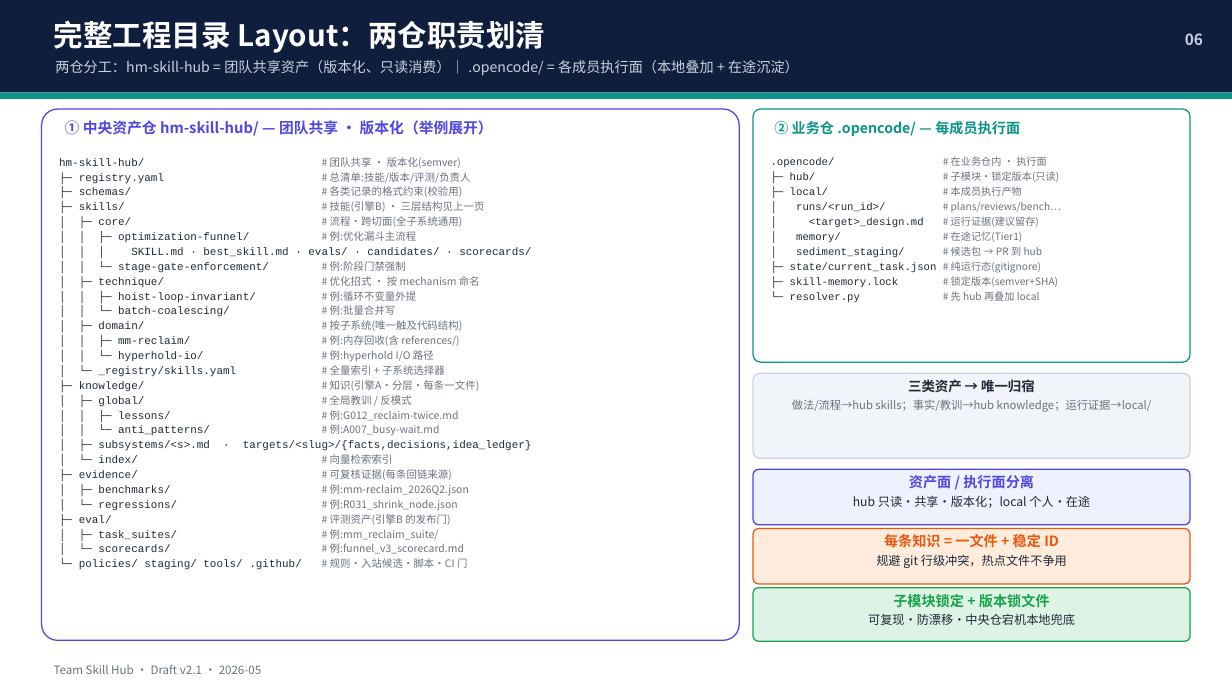
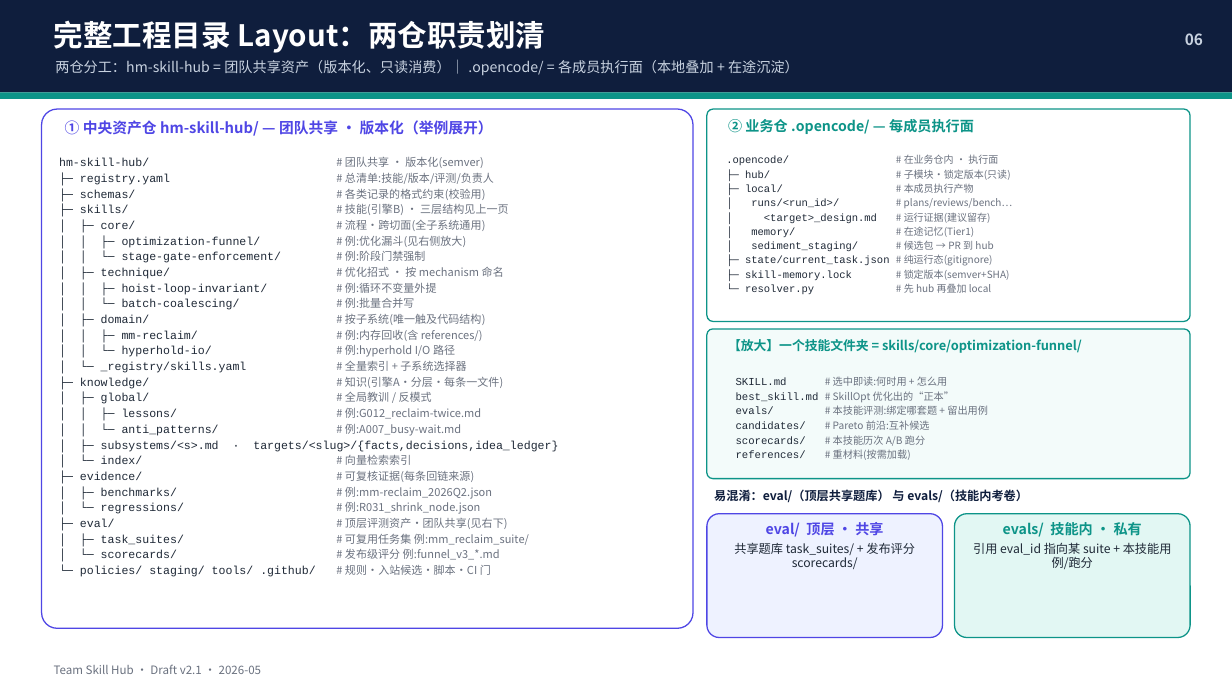
Before and after one commit to RyanSun1991/hm-kernel-llm-opt, a slide deck: slide 6 of docs/Team_Skill_Hub_Design_Slides.pptx. Drawn at 1232x693 pixels with LibreOffice and Linux fonts; fonts in the diff are those of the drawing. Boxes give left, top, right and bottom in pixels: in the first picture for what was removed or moved away, otherwise in the second. Text is boxed around its words. In the diff, an @@ line names an element or a change of style, - is before the commit and + after.

```diff
--- a/docs/Team_Skill_Hub_Design_Slides.pptx
+++ b/docs/Team_Skill_Hub_Design_Slides.pptx
@@ rounded rectangle: place and size @@
-rounded rectangle at [42, 109, 739, 640]
+rounded rectangle at [42, 109, 693, 628]
@@ rounded rectangle: place and size @@
-rounded rectangle at [753, 109, 1190, 362]
+rounded rectangle at [707, 109, 1190, 322]
@@ text "② 业务仓 .opencode/ — 每成员执行面": place and size @@
-text "② 业务仓 .opencode/ — 每成员执行面" at [774, 121, 1020, 136]
+text "② 业务仓 .opencode/ — 每成员执行面" at [728, 119, 974, 134]
@@ text ".opencode/ # 在业务仓内 · 执行面": place and size @@
-text ".opencode/ # 在业务仓内 · 执行面" at [771, 156, 1061, 303]
+text ".opencode/ # 在业务仓内 · 执行面" at [726, 154, 1012, 294]
@@ text ".opencode/ # 在业务仓内 · 执行面" at [726, 154, 1012, 294]: size 8.3 to 8.2 pt in ".opencode/", "├─ hub/", "├─ local/", "│ runs/<run_id>/" and 6 more places; size 7.9 to 7.8 pt in "# 在业务仓内 · 执行面", "# 子模块·锁定版本(只读)", "# 本成员执行产物", "# plans/reviews/bench…" and 6 more places @@
@@ text at [59, 157, 558, 577]: size 8.5 to 9 pt in "hm-skill-hub/", "├─ registry.yaml", "├─ schemas/", "├─ skills/" and 19 more places; size 8.1 to 8.6 pt in "# 团队共享 · 版本化(semver)", "# 总清单:技能/版本/评测/负责人", "# 各类记录的格式约束(校验用)", "# 技能(引擎B) · 三层结构见上一页" and 18 more places @@
@@ text at [122, 236, 466, 248]: text changed; size 8.5 to 9 pt @@
-│ │ ├─ optimization-funnel/ # 例:优化漏斗主流程
-│ │ │ SKILL.md · best_skill.md · evals/ · candidates/ · scorecards/
+│ │ ├─ optimization-funnel/ # 例:优化漏斗(见右侧放大)
@@ rounded rectangle: place and size @@
-rounded rectangle at [753, 373, 1190, 458]
+rounded rectangle at [707, 329, 1190, 479]
@@ rounded rectangle at [707, 329, 1190, 479]: fill #F1F5F9 to #F3FBFA; outline #CBD5E1 1 pt to #0D9488 1 pt; proportions changed @@
@@ text added at [728, 339, 1082, 353], 10 pt, text #0D9488, bold @@
+【放大】一个技能文件夹 = skills/core/optimization-funnel/
@@ text added at [736, 376, 988, 460], 7.9 pt, text #6B7280 @@
+SKILL.md # 选中即读:何时用 + 怎么用
+best_skill.md # SkillOpt 优化出的“正本”
+evals/ # 本技能评测:绑定哪套题 + 留出用例
+candidates/ # Pareto 前沿:互补候选
+scorecards/ # 本技能历次 A/B 跑分
+references/ # 重材料(按需加载)
@@ text in rounded rectangle at [792, 379, 1152, 412]: text removed @@
-三类资产 → 唯一归宿
-做法/流程→hub skills；事实/教训→hub knowledge；运行证据→local/
@@ rounded rectangle removed at [753, 470, 1190, 525] @@
-资产面 / 执行面分离
-hub 只读·共享·版本化；local 个人·在途
@@ text added at [714, 489, 1028, 503], 9.5 pt, text #0F1E3D, bold @@
+易混淆：eval/（顶层共享题库） 与 evals/（技能内考卷）
@@ text at [80, 518, 529, 560]: text changed; size 8.1 to 8.6 pt @@
-├─ eval/ # 评测资产(引擎B 的发布门)
-│ ├─ task_suites/ # 例:mm_reclaim_suite/
-│ └─ scorecards/ # 例:funnel_v3_scorecard.md
+├─ eval/ # 顶层评测资产·团队共享(见右下)
+│ ├─ task_suites/ # 可复用任务集 例:mm_reclaim_suite/
+│ └─ scorecards/ # 发布级评分 例:funnel_v3_*.md
@@ rounded rectangle added at [707, 514, 943, 638], fill #EEF2FF, outline #4F46E5 1 pt, 9.5 pt, text #1F2937 @@
+eval/ 顶层 · 共享
+共享题库 task_suites/ + 发布评分 scorecards/
@@ rounded rectangle removed at [753, 529, 1190, 584] @@
-每条知识 = 一文件 + 稳定 ID
-规避 git 行级冲突，热点文件不争用
@@ rounded rectangle added at [955, 514, 1190, 638], fill #E2F7F3, outline #0D9488 1 pt, 9.5 pt, text #1F2937 @@
+evals/ 技能内 · 私有
+引用 eval_id 指向某 suite + 本技能用例/跑分
@@ rounded rectangle removed at [753, 588, 1190, 641] @@
-子模块锁定 + 版本锁文件
-可复现·防漂移·中央仓宕机本地兜底
```
Also in this commit, not shown: 1 other file.
